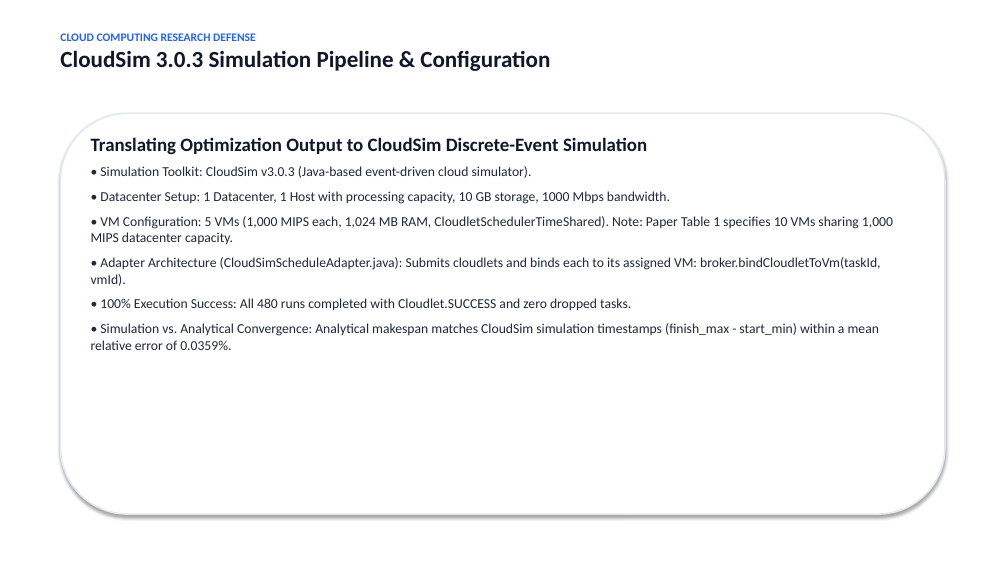
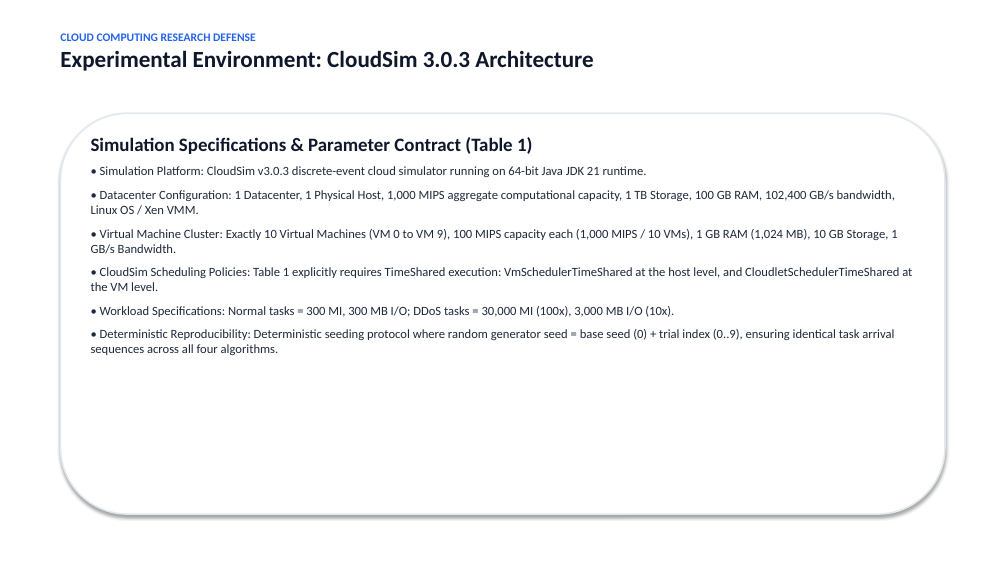
Before and after one commit to Jatin21006/cloud-scheduling-research-, a slide deck: slide 7 of PRESENTATION_SLIDES.pptx. Drawn at 1008x567 pixels with LibreOffice and Linux fonts; fonts in the diff are those of the drawing. Boxes give left, top, right and bottom in pixels: in the first picture for what was removed or moved away, otherwise in the second. Text is boxed around its words. In the diff, an @@ line names an element or a change of style, - is before the commit and + after.

Commit message:
Finalize cloud scheduling paper reproduction

```diff
--- a/PRESENTATION_SLIDES.pptx
+++ b/PRESENTATION_SLIDES.pptx
@@ text at [60, 50, 593, 71]: text changed @@
-CloudSim 3.0.3 Simulation Pipeline & Configuration
+Experimental Environment: CloudSim 3.0.3 Architecture
@@ text at [91, 137, 912, 355]: text changed; size 13 to 12 pt @@
-Translating Optimization Output to CloudSim Discrete-Event Simulation
-• Simulation Toolkit: CloudSim v3.0.3 (Java-based event-driven cloud simulator).
-• Datacenter Setup: 1 Datacenter, 1 Host with processing capacity, 10 GB storage, 1000 Mbps bandwidth.
-• VM Configuration: 5 VMs (1,000 MIPS each, 1,024 MB RAM, CloudletSchedulerTimeShared). Note: Paper Table 1 specifies 10 VMs sharing 1,000 MIPS datacenter capacity.
-• Adapter Architecture (CloudSimScheduleAdapter.java): Submits cloudlets and binds each to its assigned VM: broker.bindCloudletToVm(taskId, vmId).
-• 100% Execution Success: All 480 runs completed with Cloudlet.SUCCESS and zero dropped tasks.
-• Simulation vs. Analytical Convergence: Analytical makespan matches CloudSim simulation timestamps (finish_max - start_min) within a mean relative error of 0.0359%.
+Simulation Specifications & Parameter Contract (Table 1)
+• Simulation Platform: CloudSim v3.0.3 discrete-event cloud simulator running on 64-bit Java JDK 21 runtime.
+• Datacenter Configuration: 1 Datacenter, 1 Physical Host, 1,000 MIPS aggregate computational capacity, 1 TB Storage, 100 GB RAM, 102,400 GB/s bandwidth, Linux OS / Xen VMM.
+• Virtual Machine Cluster: Exactly 10 Virtual Machines (VM 0 to VM 9), 100 MIPS capacity each (1,000 MIPS / 10 VMs), 1 GB RAM (1,024 MB), 10 GB Storage, 1 GB/s Bandwidth.
+• CloudSim Scheduling Policies: Table 1 explicitly requires TimeShared execution: VmSchedulerTimeShared at the host level, and CloudletSchedulerTimeShared at the VM level.
+• Workload Specifications: Normal tasks = 300 MI, 300 MB I/O; DDoS tasks = 30,000 MI (100x), 3,000 MB I/O (10x).
+• Deterministic Reproducibility: Deterministic seeding protocol where random generator seed = base seed (0) + trial index (0..9), ensuring identical task arrival sequences across all four algorithms.
```
Also in this commit, not shown: 8 other slides changed, 9 slides added, 9 slides removed, 36 other files.
